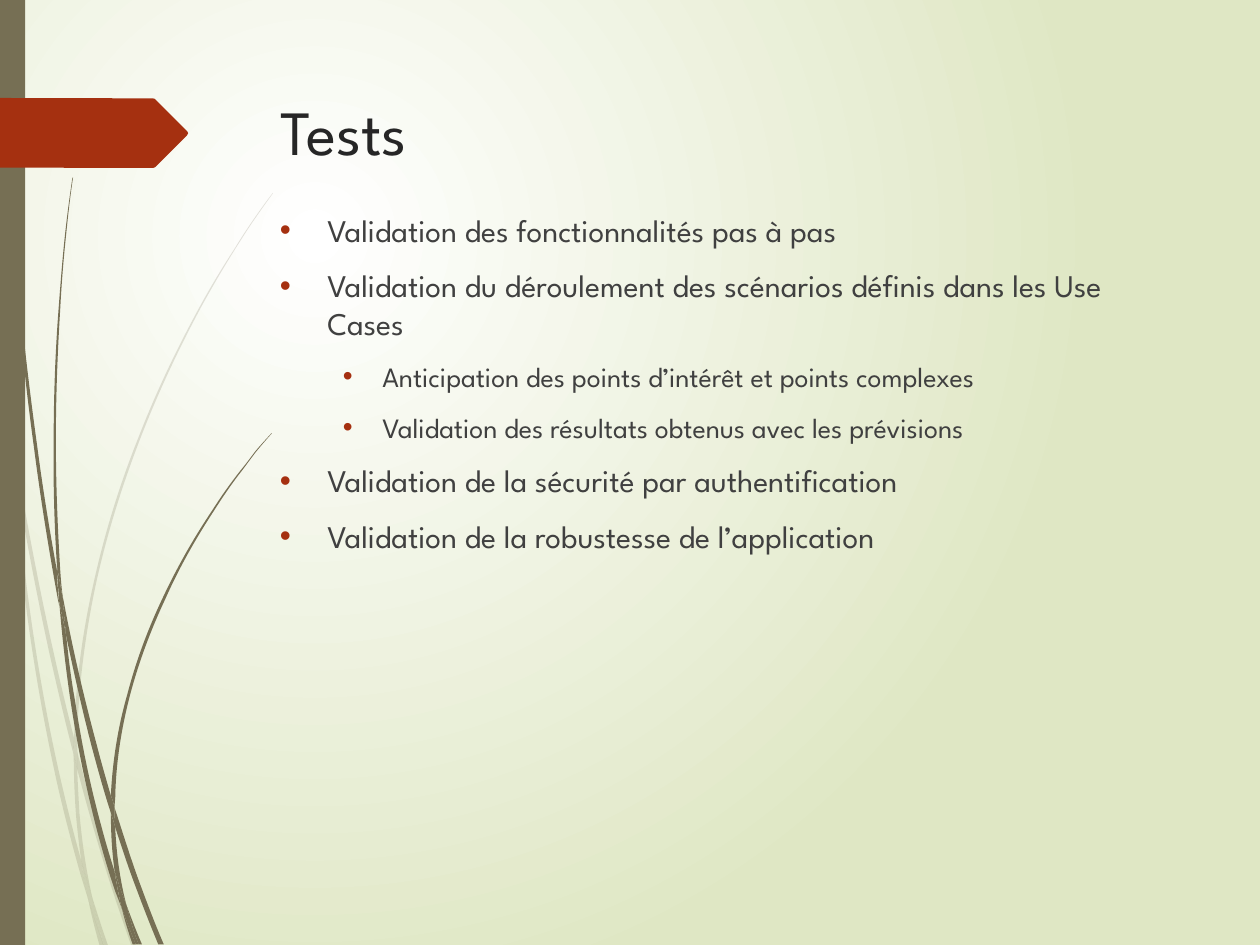
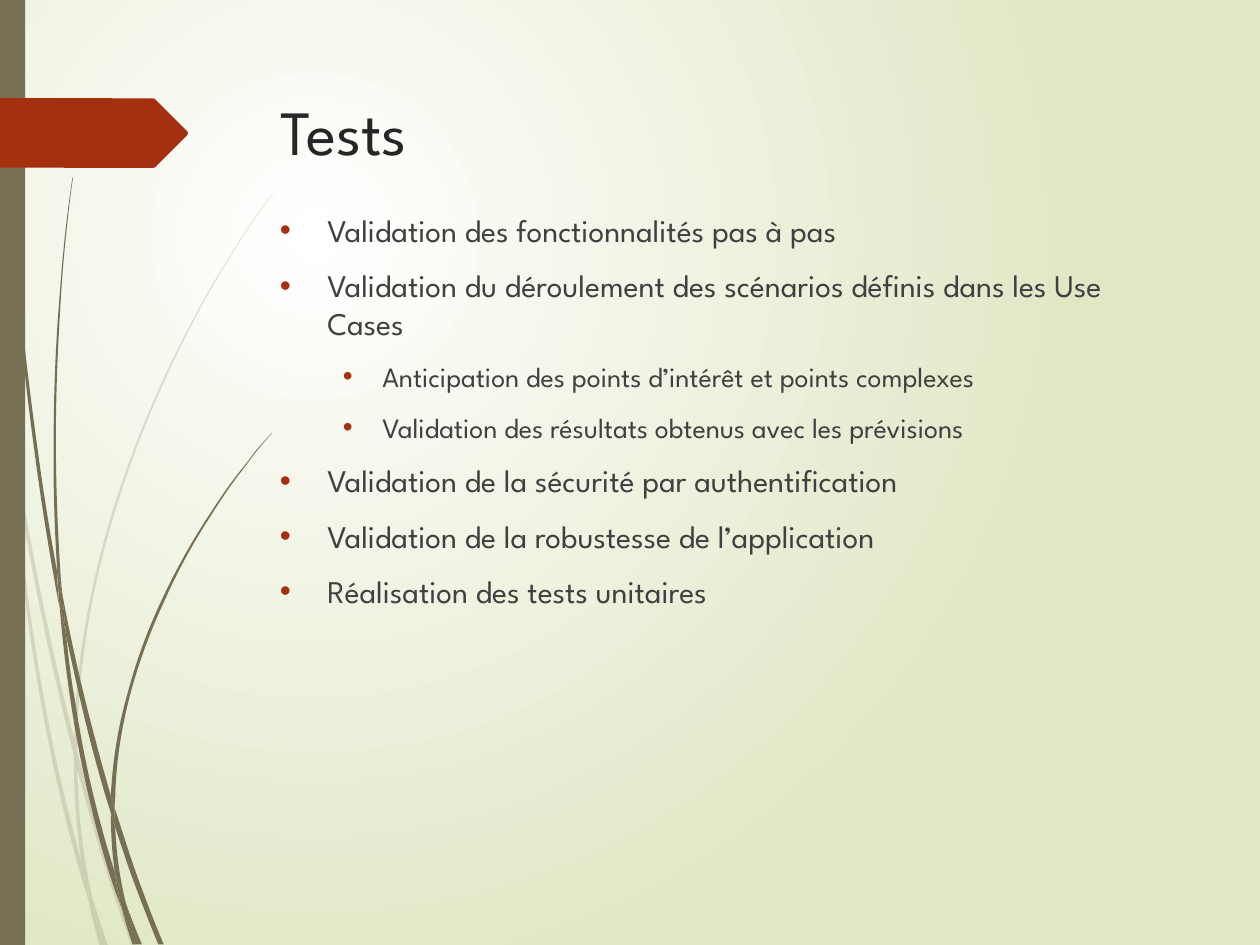
Before and after one commit to LudoRoot/WeBet_JBL, a slide deck: slide 14 of Présentation/Présentation WeBet_JBL.pptx (slide 15 before the commit). Drawn at 1260x945 pixels with LibreOffice and Linux fonts; fonts in the diff are those of the drawing. Boxes give left, top, right and bottom in pixels: in the first picture for what was removed or moved away, otherwise in the second. Text is boxed around its words. In the diff, an @@ line names an element or a change of style, - is before the commit and + after.

```diff
--- a/Présentation/Présentation WeBet_JBL.pptx
+++ b/Présentation/Présentation WeBet_JBL.pptx
@@ text at box(327, 581, 707, 604): paragraph added @@
+• Réalisation des tests unitaires
```
Also in this commit, not shown: 10 other slides changed, 4 slides added, 1 slide removed, 5 other files.
